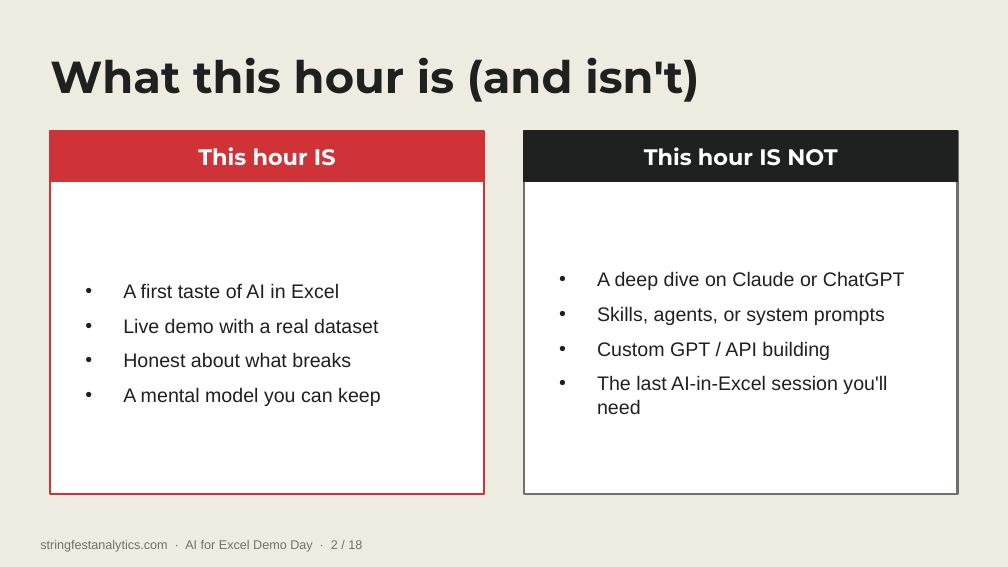
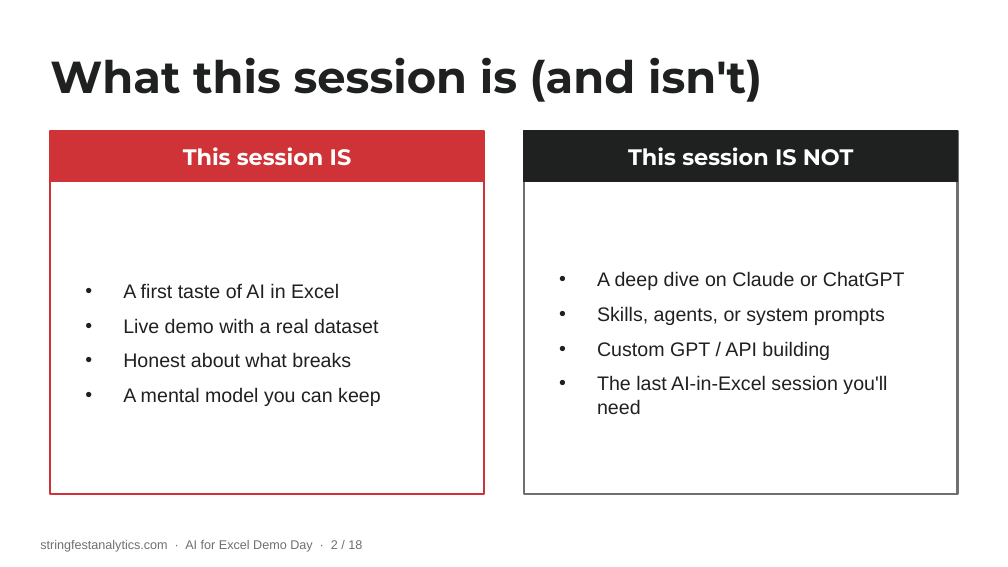
Before and after one commit to stringfestdata/ai-for-excel-demo-day, a slide deck: slide 2 of AI-for-Excel-Demo-Day.pptx. Drawn at 1008x567 pixels with LibreOffice and Linux fonts; fonts in the diff are those of the drawing. Boxes give left, top, right and bottom in pixels: in the first picture for what was removed or moved away, otherwise in the second. Text is boxed around its words. In the diff, an @@ line names an element or a change of style, - is before the commit and + after.

```diff
--- a/AI-for-Excel-Demo-Day.pptx
+++ b/AI-for-Excel-Demo-Day.pptx
@@ background #EEECE1 to #FFFFFF @@
@@ text at bbox=[50, 57, 762, 102]: text changed @@
-What this hour is (and isn't)
+What this session is (and isn't)
@@ text at bbox=[183, 147, 352, 166]: text changed @@
-This hour IS
+This session IS
@@ text at bbox=[628, 147, 854, 166]: text changed @@
-This hour IS NOT
+This session IS NOT
```
Also in this commit, not shown: 16 other slides changed, 1 slide added, 1 slide removed, 5 other files.
